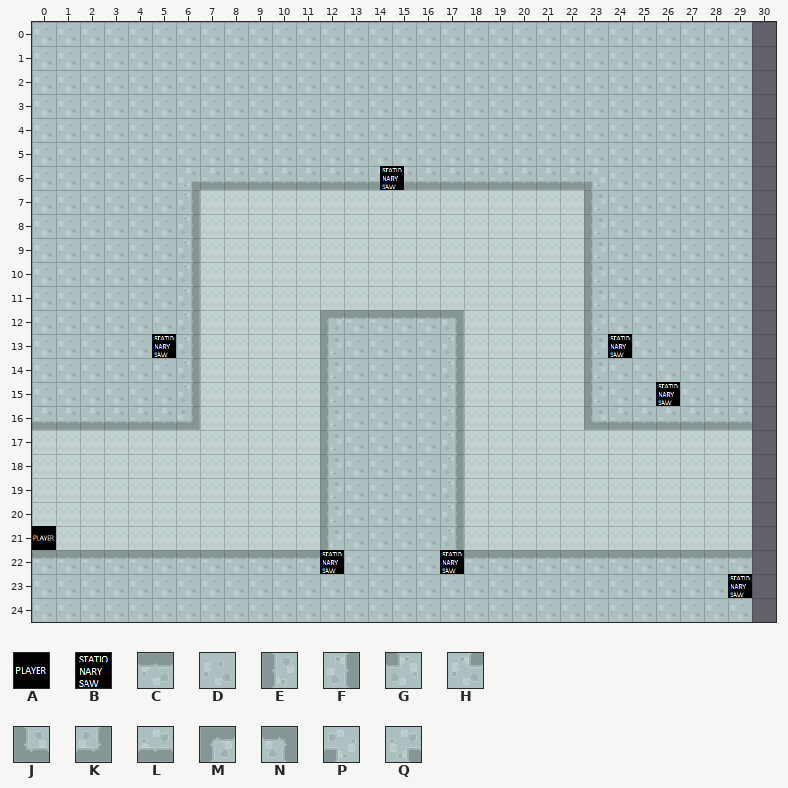
One commit to this Tiled map: core/assets/assets/Level 2.tmx. The first picture shows the starting point.
Cells are 35x35 px. Shown: x 0..30, y 0..24.
Key: from "objects": A 0, B 1; from "tiles": C 272, D 298, E 324, F 325, G 326, H 327, J 328, K 329, L 330, M 331, N 332, P 333, Q 334.
_ is an empty cell.
Objects are placed by their top-left corner, in cells (3,4 is the top-left corner of cell 3,4); size is 1x1 cell unless given.
Layers that did not change in this view are not listed.
Layer "Primary" before, first column x 0:
 0 DDDDDDDDDDDDDDDDDDDDDDDDDDDDDD_
 1 DDDDDDDDDDDDDDDDDDDDDDDDDDDDDD_
 2 DDDDDDDDDDDDDDDDDDDDDDDDDDDDDD_
 3 DDDDDDDDDDDDDDDDDDDDDDDDDDDDDD_
 4 DDDDDDDDDDDDDDDDDDDDDDDDDDDDDD_
 5 DDDDDDDDDDDDDDDDDDDDDDDDDDDDDD_
 6 DDDDDDQLLLLLLLLLLLLLLLLPDDDDDD_
 7 DDDDDDF________________EDDDDDD_
 8 DDDDDDF________________EDDDDDD_
 9 DDDDDDF________________EDDDDDD_
10 DDDDDDF________________EDDDDDD_
11 DDDDDDF________________EDDDDDD_
12 DDDDDDF_____MCCCCN_____EDDDDDD_
13 DDDDDDF_____EDDDDF_____EDDDDDD_
14 DDDDDDF_____EDDDDF_____EDDDDDD_
15 DDDDDDF_____EDDDDF_____EDDDDDD_
16 LLLLLLK_____EDDDDF_____JLLLLLL_
17 ____________EDDDDF_____________
18 ____________EDDDDF_____________
19 ____________EDDDDF_____________
20 ____________EDDDDF_____________
21 ____________EDDDDF_____________
22 CCCCCCCCCCCCGDDDDHCCCCCCCCCCCC_
23 DDDDDDDDDDDDDDDDDDDDDDDDDDDDDD_
24 DDDDDDDDDDDDDDDDDDDDDDDDDDDDDD_
Objects on layer "Objects" before:
B "Saw" at 14.5,6
B "Saw" at 5,13
B "Saw" at 24,13
B "Saw" at 26,15
A "Player" at 0,21
B "Saw" at 12,22
B "Saw" at 17,22
B "Saw" at 29,23
After the commit:
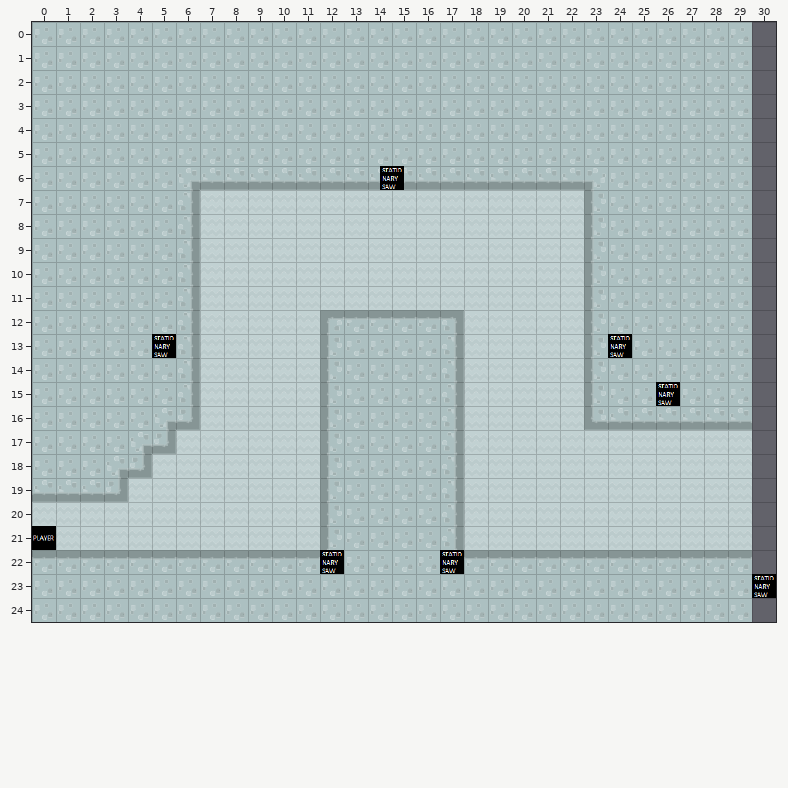
Edits made:
Layer "Primary":
y 16: x 0..5 LLLLLL -> DDDDDQ
y 17: x 0..5 ______ -> DDDDQK
y 18: x 0..4 _____ -> DDDQK
y 19: x 0..3 ____ -> LLLK
Layer "Objects":
changed: B "Saw" at 29,23 -> B "Saw" at 30,23
Boxes around the changes in both pictures, in picture pixels (x1, y1, x2, y2):
changed: (32, 408, 176, 502)
changed: (728, 574, 776, 598)
